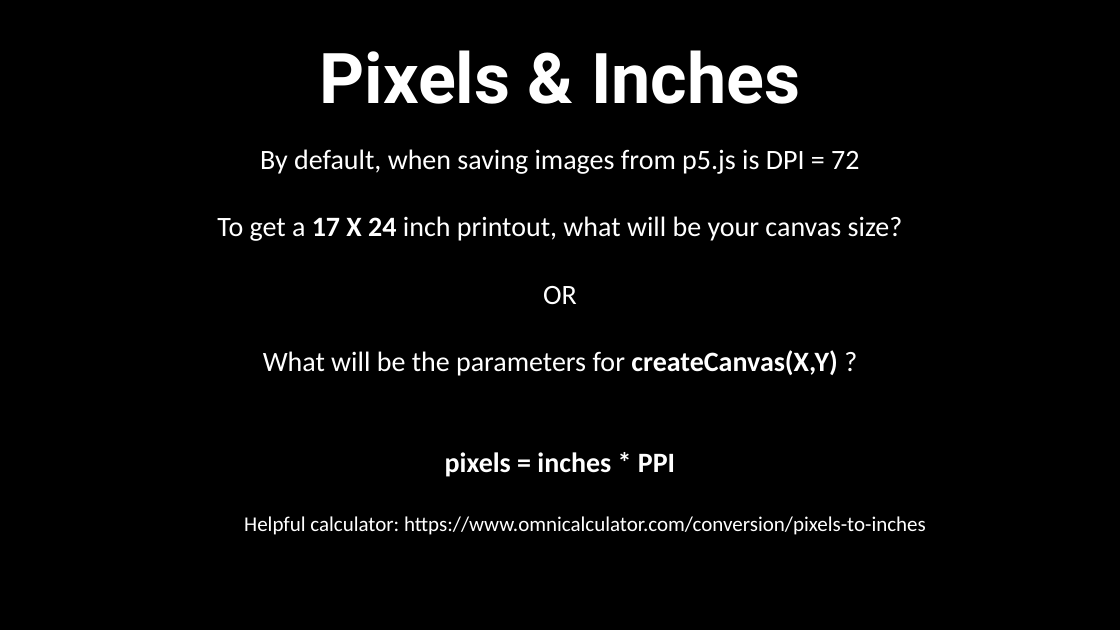
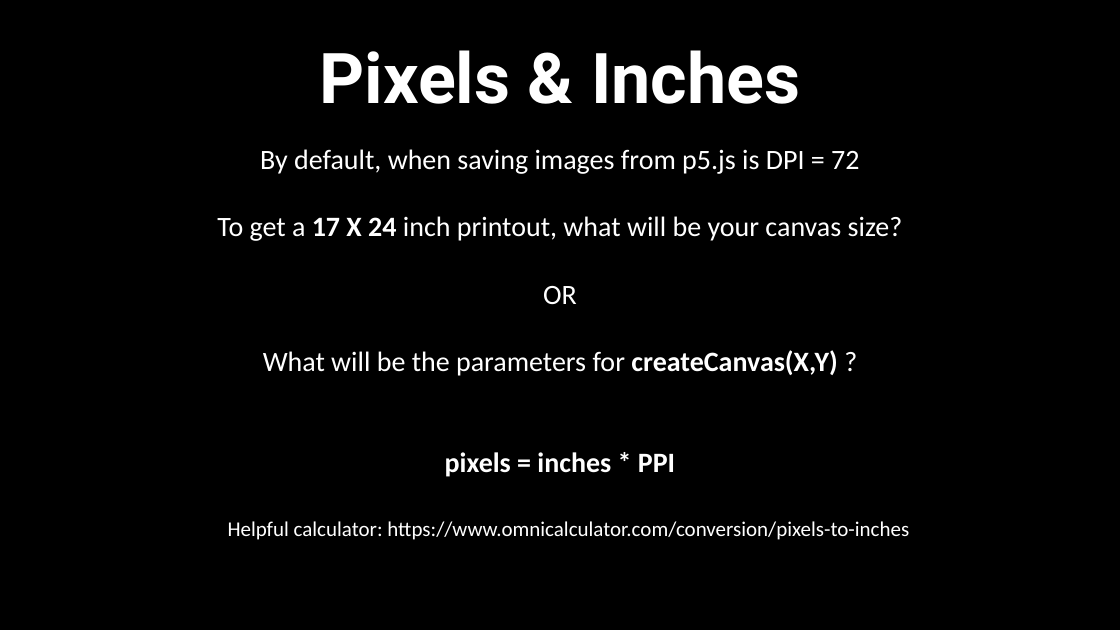
Before and after one commit to scotchANDsolder/Classes-and-Teaching, a slide deck: slide 6 of STA-491-PC-F21/4 - Functions.pptx. Drawn at 1120x630 pixels with LibreOffice and Linux fonts; fonts in the diff are those of the drawing. Boxes give left, top, right and bottom in pixels: in the first picture for what was removed or moved away, otherwise in the second. Text is boxed around its words. In the diff, an @@ line names an element or a change of style, - is before the commit and + after.

```diff
--- a/STA-491-PC-F21/4 - Functions.pptx
+++ b/STA-491-PC-F21/4 - Functions.pptx
@@ text "Helpful calculator: https://www.omnicalculator.com/conversio ...": place and size @@
-text "Helpful calculator: https://www.omnicalculator.com/conversio ..." at bbox=[244, 516, 926, 535]
+text "Helpful calculator: https://www.omnicalculator.com/conversio ..." at bbox=[228, 521, 909, 540]
```
Also in this commit, not shown: 3 other slides changed, 1 other file.
